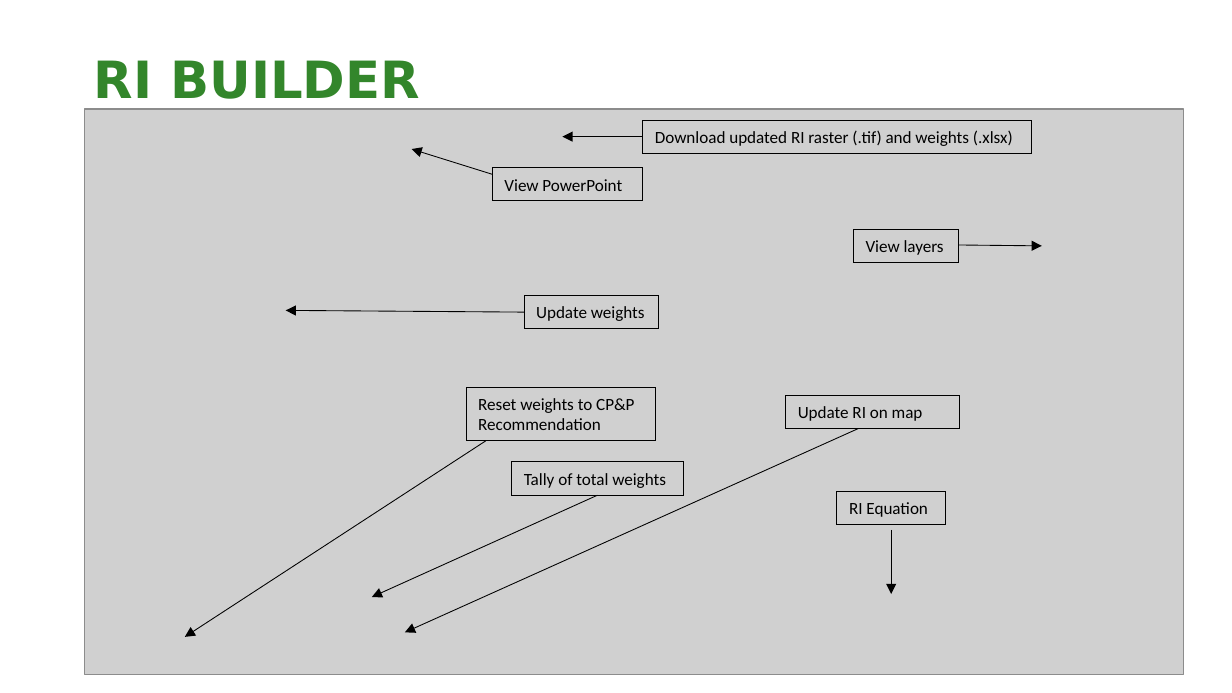
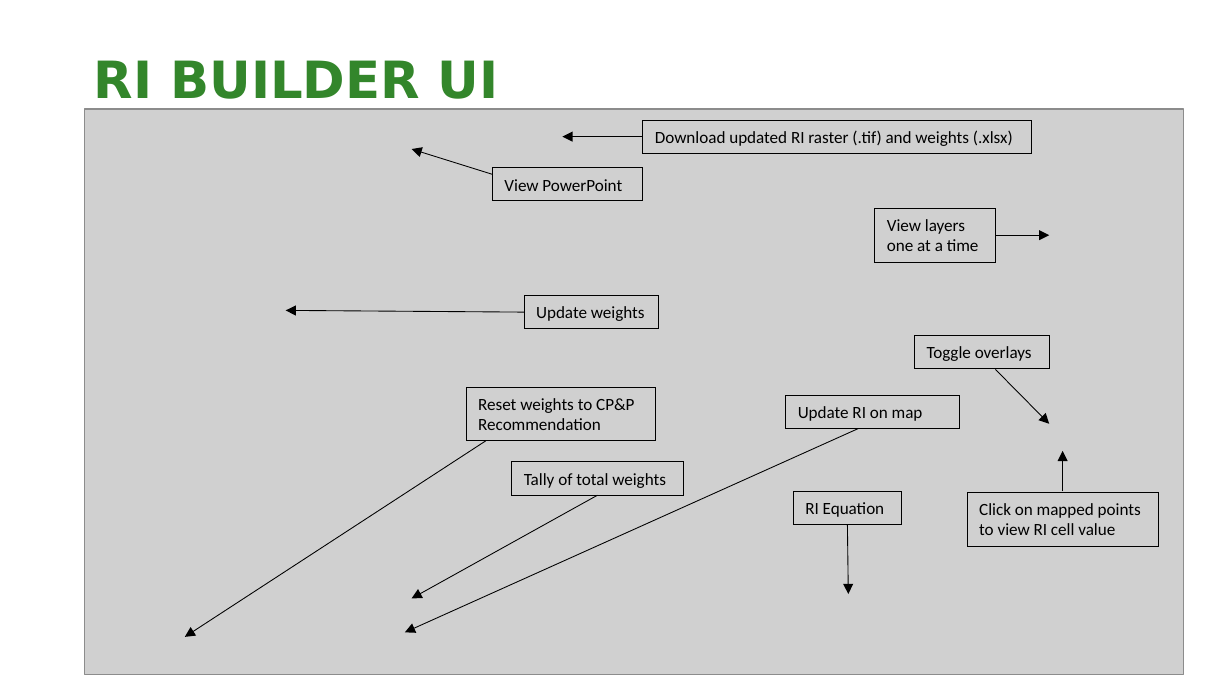
Before and after one commit to NCC-CNC/RI-proto, a slide deck: slide 8 of www/RI_GUIDE.pptx. Drawn at 1232x693 pixels with LibreOffice and Linux fonts; fonts in the diff are those of the drawing; grey boxes stand for pictures; background and template pictures are left out. Boxes give left, top, right and bottom in pixels: in the first picture for what was removed or moved away, otherwise in the second. Text is boxed around its words. In the diff, an @@ line names an element or a change of style, - is before the commit and + after.

```diff
--- a/www/RI_GUIDE.pptx
+++ b/www/RI_GUIDE.pptx
@@ title at (x1=94, y1=60, x2=499, y2=109): text changed @@
-RI BUILDER
+RI BUILDER UI
@@ rectangle "View layers one at a ..." resized from (x1=854, y1=229, x2=960, y2=262) to (x1=875, y1=208, x2=995, y2=262) @@
@@ text in rectangle at (x1=887, y1=219, x2=979, y2=251): text changed @@
-View layers
+View layers one at a time
@@ arrow moved from (958, 245) - (1042, 246) to (995, 235) - (1050, 235) @@
@@ rectangle added at (x1=914, y1=335, x2=1048, y2=368), outline #000000 0.75 pt, 10 pt, text #000000 @@
+Toggle overlays
@@ arrow added from (995, 370) to (1050, 424), #000000 0.5 pt @@
@@ arrow added from (1063, 492) to (1063, 451), #000000 0.5 pt @@
@@ arrow moved from (598, 495) - (372, 598) to (598, 495) - (411, 599) @@
@@ rectangle "RI Equation" moved from (x1=837, y1=492, x2=945, y2=525) to (x1=793, y1=492, x2=902, y2=525) @@
@@ rectangle added at (x1=967, y1=493, x2=1158, y2=547), outline #000000 0.75 pt, 10 pt, text #000000 @@
+Click on mapped points to view RI cell value
@@ arrow moved from (891, 530) - (891, 594) to (848, 525) - (849, 594) @@
```
Also in this commit, not shown: 1 other slide changed, 2 slides added, 2 other files.
